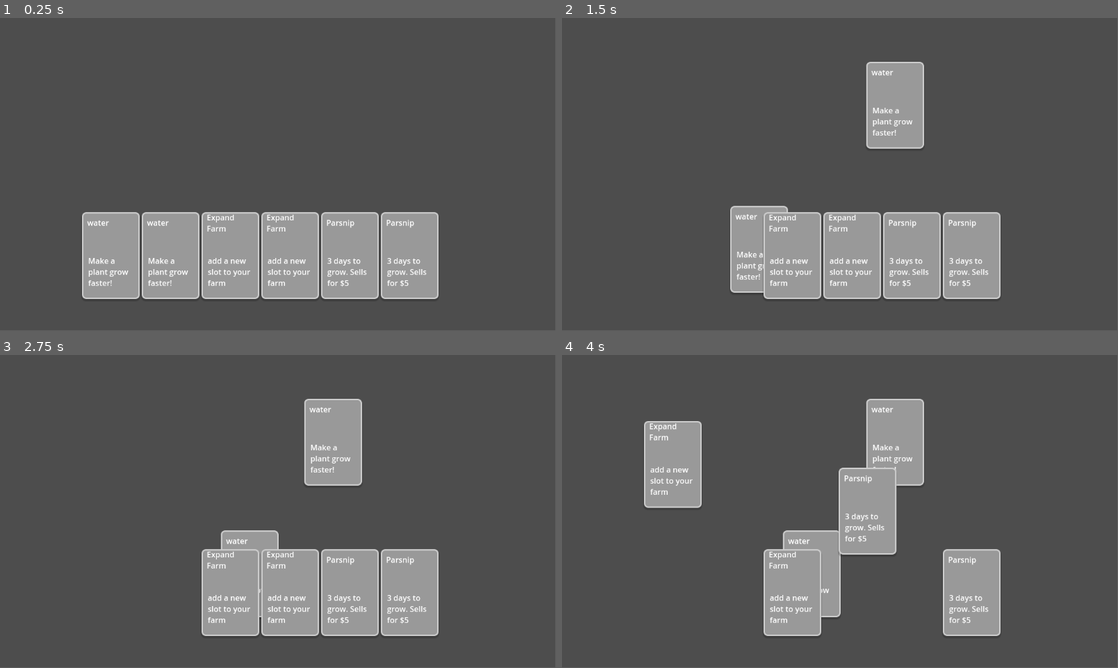
Above: before the commit, frames 1-4 (two rows, left to right).
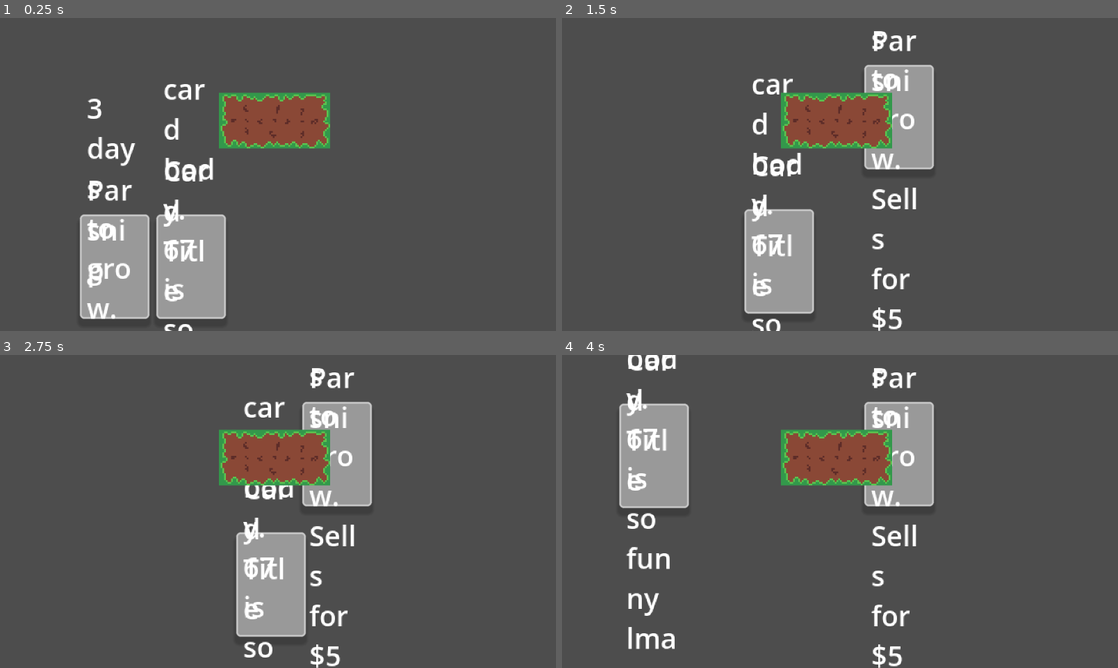
Above: after the commit, the same moments.

Repository: Hex-4/carden
Game: Godot game, scene res://main-test.tscn
Same seed, same stepped clock (60 frames per second), same inputs: the game is played once before the commit and once after it.
Inputs (mouse positions are in pixels of both pictures, inside the frame that each line leads up to):
- Up to frame 1 (0.25 s): no input
- Up to frame 2 (1.5 s): tap Enter at 0.5 s; drag from (673, 255) to (895, 105) at 0.52 s; tap Space at 1.25 s; drag from (734, 255) to (812, 237) at 1.27 s
- Up to frame 3 (2.75 s): tap Enter at 2 s; move the mouse to (227, 592) at 2.02 s; hold Right from 2.03 s (still down); tap Alt at 2.1 s; click (227, 592) at 2.17 s
- Up to frame 4 (4 s): release Right at 2.75 s; tap Space at 2.75 s; drag from (851, 592) to (673, 464) at 2.77 s; tap Enter at 3.5 s; drag from (912, 592) to (867, 511) at 3.52 s
In our replay, the window is 799x449 before the commit and 800x450 after it. These sizes can differ from the game's own. Grey fills any space a smaller window leaves; there, only what the larger window draws over its background counts as a difference.

The runs differ from the first frame. In frame 1, 20% of the frame differs, in the area x 14-79%, y 21-100%; in frame 2, 19%; in frame 3, 17%; in frame 4, 20%.

Commit message:
draw farm, card infra, and scale game

Diff:
--- /dev/null
+++ b/cards/scripts/water.gd
@@ -0,0 +1 @@
+extends BaseCard
--- a/cards/water.tscn
+++ b/cards/water.tscn
@@ -1,7 +1,7 @@
-[gd_scene load_steps=2 format=3 uid="uid://dsciygv667edo"]
+[gd_scene load_steps=3 format=3 uid="uid://dsciygv667edo"]
 
 [ext_resource type="PackedScene" uid="uid://cpy4rqdrobds0" path="res://infra/card.tscn" id="1_3ddji"]
+[ext_resource type="Script" uid="uid://duxiobpnd5p5u" path="res://cards/scripts/water.gd" id="2_aaucu"]
 
 [node name="WaterCard" instance=ExtResource("1_3ddji")]
-title = "water"
-body = "Make a plant grow faster!"
+script = ExtResource("2_aaucu")
--- a/infra/card.tscn
+++ b/infra/card.tscn
@@ -3,32 +3,35 @@
 [ext_resource type="Script" uid="uid://c8e6tdvtnietq" path="res://infra/scripts/card.gd" id="1_dsegt"]
 
 [sub_resource type="StyleBoxFlat" id="StyleBoxFlat_nxf5b"]
-border_width_left = 3
-border_width_top = 3
-border_width_right = 3
-border_width_bottom = 3
-corner_radius_top_left = 8
-corner_radius_top_right = 8
-corner_radius_bottom_right = 8
-corner_radius_bottom_left = 8
+border_width_left = 1
+border_width_top = 1
+border_width_right = 1
+border_width_bottom = 1
+corner_radius_top_left = 2
+corner_radius_top_right = 2
+corner_radius_bottom_right = 2
+corner_radius_bottom_left = 2
+corner_detail = 20
 shadow_color = Color(0, 0, 0, 0.19607843)
 shadow_size = 2
 shadow_offset = Vector2(-0.205, 3.66)
 
 [node name="Card" type="Control"]
-custom_minimum_size = Vector2(120, 180)
+custom_minimum_size = Vector2(40, 60)
 layout_mode = 3
 anchors_preset = 8
 anchor_left = 0.5
 anchor_top = 0.5
 anchor_right = 0.5
 anchor_bottom = 0.5
-offset_left = -60.0
-offset_top = -90.0
-offset_right = 60.0
-offset_bottom = 90.0
+offset_left = -20.0
+offset_top = -30.0
+offset_right = 20.0
+offset_bottom = 30.0
 grow_horizontal = 2
 grow_vertical = 2
+size_flags_horizontal = 4
+size_flags_vertical = 4
 script = ExtResource("1_dsegt")
 
 [node name="Panel" type="Panel" parent="."]
--- a/infra/scripts/card.gd
+++ b/infra/scripts/card.gd
@@ -1,4 +1,5 @@
 extends Control
+class_name BaseCard
 
 var dragging = false
 var drag_offset = Vector2.ZERO
--- /dev/null
+++ b/infra/scripts/game_manager.gd
@@ -0,0 +1,11 @@
+extends Node
+class_name GameManager
+
+# Called when the node enters the scene tree for the first time.
+func _ready() -> void:
+	pass # Replace with function body.
+
+
+# Called every frame. 'delta' is the elapsed time since the previous frame.
+func _process(delta: float) -> void:
+	pass
--- a/main-test.tscn
+++ b/main-test.tscn
@@ -1,8 +1,9 @@
-[gd_scene load_steps=4 format=3 uid="uid://btn12n75otxaf"]
+[gd_scene load_steps=5 format=3 uid="uid://btn12n75otxaf"]
 
 [ext_resource type="PackedScene" uid="uid://dsciygv667edo" path="res://cards/water.tscn" id="1_ygbwb"]
-[ext_resource type="PackedScene" uid="uid://dto15avt8sjdh" path="res://cards/expand_farm.tscn" id="2_ji3pq"]
 [ext_resource type="PackedScene" uid="uid://dqnvm6mr3aqc3" path="res://cards/parsnip_card.tscn" id="3_1kwsd"]
+[ext_resource type="Script" uid="uid://cfjx3gq8snege" path="res://infra/scripts/game_manager.gd" id="4_1kwsd"]
+[ext_resource type="Texture2D" uid="uid://bupe615yjnvp7" path="res://art-sources/farm.png" id="4_g7jtv"]
 
 [node name="Control" type="Control"]
 layout_mode = 3
@@ -15,31 +16,39 @@
 [node name="HBoxContainer" type="HBoxContainer" parent="."]
 layout_mode = 1
 anchors_preset = -1
-anchor_left = 0.16800001
-anchor_top = 0.62200004
-anchor_right = 0.77000004
-anchor_bottom = 0.90000004
-offset_left = -0.53601074
-offset_top = -0.056030273
-offset_right = -0.040039063
-offset_bottom = -0.2000122
+anchor_left = 0.14374998
+anchor_top = 0.62193346
+anchor_right = 0.82232505
+anchor_bottom = 0.9670445
+offset_top = 0.051979065
+offset_right = -0.14401245
+offset_bottom = 0.08000183
 grow_horizontal = 2
 grow_vertical = 2
+metadata/_edit_use_anchors_ = true
+
+[node name="ParsnipCard" parent="HBoxContainer" instance=ExtResource("3_1kwsd")]
+layout_mode = 2
 
 [node name="WaterCard" parent="HBoxContainer" instance=ExtResource("1_ygbwb")]
 layout_mode = 2
 
-[node name="WaterCard2" parent="HBoxContainer" instance=ExtResource("1_ygbwb")]
-layout_mode = 2
+[node name="GameManager" type="Node" parent="."]
+script = ExtResource("4_1kwsd")
 
-[node name="Expand Farm" parent="HBoxContainer" instance=ExtResource("2_ji3pq")]
-layout_mode = 2
+[node name="GridContainer" type="GridContainer" parent="."]
+layout_mode = 1
+anchors_preset = -1
+anchor_left = 0.171375
+anchor_top = 0.16939509
+anchor_right = 0.76505554
+anchor_bottom = 0.5309752
+offset_left = 0.57598877
+offset_top = 0.231987
+offset_right = -0.34399414
+offset_bottom = -0.07199097
+metadata/_edit_use_anchors_ = true
 
-[node name="Expand Farm2" parent="HBoxContainer" instance=ExtResource("2_ji3pq")]
-layout_mode = 2
-
-[node name="ParsnipCard" parent="HBoxContainer" instance=ExtResource("3_1kwsd")]
-layout_mode = 2
-
-[node name="ParsnipCard2" parent="HBoxContainer" instance=ExtResource("3_1kwsd")]
-layout_mode = 2
+[node name="Sprite2D" type="Sprite2D" parent="."]
+position = Vector2(158, 59)
+texture = ExtResource("4_g7jtv")
--- a/project.godot
+++ b/project.godot
@@ -15,11 +15,20 @@
 config/features=PackedStringArray("4.5", "GL Compatibility")
 config/icon="res://icon.svg"
 
+[display]
+
+window/size/viewport_width=320
+window/size/viewport_height=180
+window/stretch/mode="canvas_items"
+
 [editor_plugins]
 
 enabled=PackedStringArray("res://addons/godot_super-wakatime/plugin.cfg")
 
 [rendering]
 
+textures/canvas_textures/default_texture_filter=0
 renderer/rendering_method="gl_compatibility"
 renderer/rendering_method.mobile="gl_compatibility"
+2d/snap/snap_2d_transforms_to_pixel=true
+2d/snap/snap_2d_vertices_to_pixel=true
Binary file added: art-sources/farm.aseprite
Binary file added: art-sources/farm.png
Not shown, added: art-sources/farm.png.import
Not shown, added: cards/scripts/water.gd.uid
Not shown, added: infra/scripts/game_manager.gd.uid
